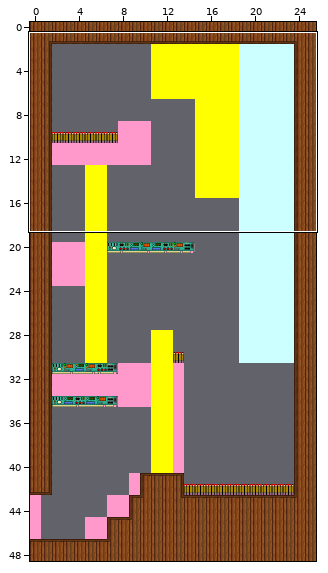
Level history. Tiled map: tiles_map/LevelCommBoss.tmx. Above: a wide view before the commit, with the close-up outlined.
Close-up. Earlier state:
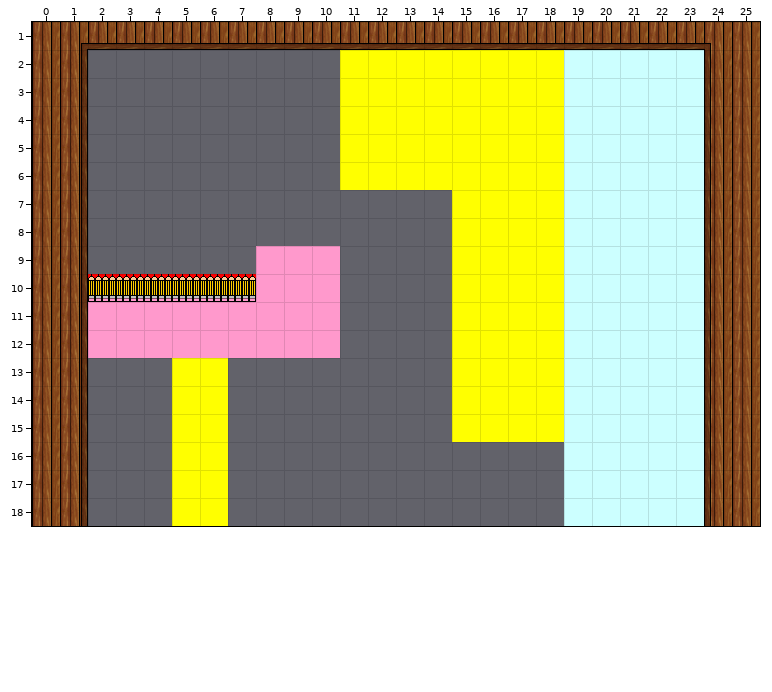
Cells are 32x32 px. Shown: x 0..25, y 1..18. The commit also changed other parts of the map, which this record leaves out.
New version:
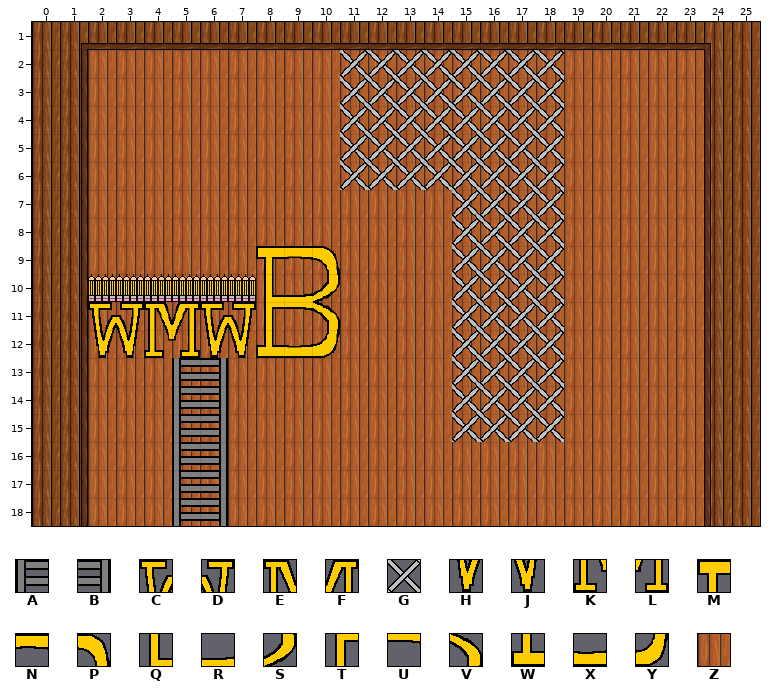
Key: from "set_comm": A 0, B 1, C 15, D 16, E 17, F 18, G 20, H 25, J 26, K 27, L 28, M 37, N 38, P 39, Q 47, R 48, S 49, T 57, U 58, V 59, W 67, X 68, Y 69, Z 82.
_ is an empty cell.
Tiles of an added or newly shown layer are drawn over the layers below it.
From old to new:
Layer "Background" (now shown):
y 2..18: x 2..23 ______________________ -> ZZZZZZZZZZZZZZZZZZZZZZ
Layer "Front_Layer" (now shown):
y 2..6: x 11..18 ________ -> GGGGGGGG
y 7..8: x 15..18 ____ -> GGGG
y 9: x 8..10 ___ -> MNP; x 15..18 ____ -> GGGG
y 10: x 8..10 ___ -> QRS; x 15..18 ____ -> GGGG
y 11: x 2..10 _________ -> CDEFCDTUV; x 15..18 ____ -> GGGG
y 12: x 2..10 _________ -> HJKLHJWXY; x 15..18 ____ -> GGGG
y 13..15: x 5..6 __ -> AB; x 15..18 ____ -> GGGG
y 16..18: x 5..6 __ -> AB
Pixel boxes of the changes (left, top, right, bottom) in both close-ups:
added: (88, 50, 704, 526)
